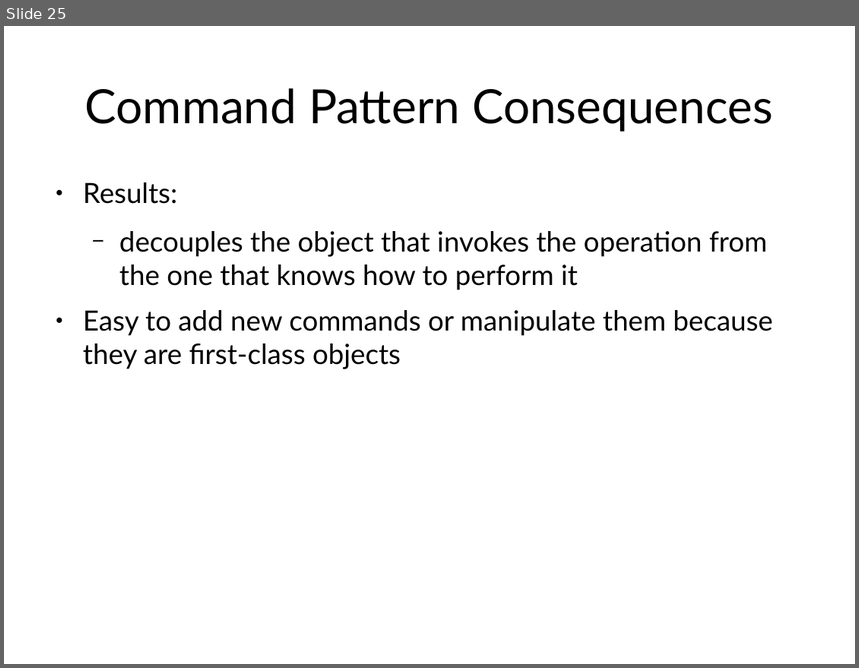
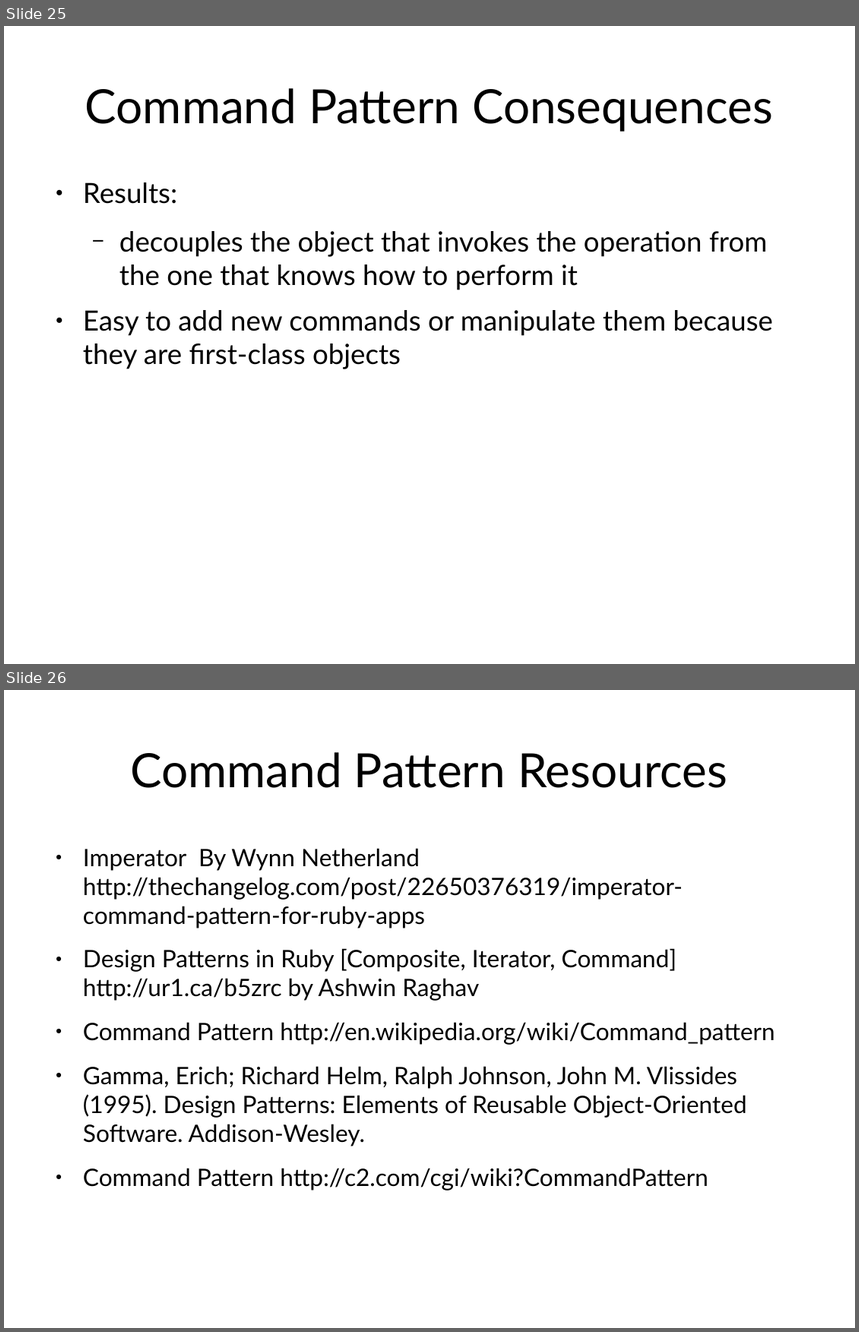
Before and after one commit to abramhindle/ruby-design-patterns, a slide deck: ruby-design-patterns-partI.odp. Shown one above the other, each under a label of ours: slide 25 before the commit, slides 25 and 26 after it. The pictures are 859x668 and 859x1332 pixels, drawn with LibreOffice and Linux fonts; fonts in the diff are those of the drawing. Boxes give left, top, right and bottom in pixels: in the first picture for what was removed or moved away, otherwise in the second. Text is boxed around its words. In the diff, an @@ line names an element or a change of style, - is before the commit and + after.

Commit message:
resources for command pattern

```diff
--- a/ruby-design-patterns-partI.odp
+++ b/ruby-design-patterns-partI.odp
@@ slide 26 added at [4,690,855,1328], background #FFFFFF @@
@@ title added at [131,752,728,788], 44 pt, text #000000 @@
+Command Pattern Resources
@@ text added at [83,848,775,1191], 22.4 pt, text #000000 @@
+● Imperator By Wynn Netherland http://thechangelog.com/post/22650376319/imperator-command-pattern-for-ruby-apps
+● Design Patterns in Ruby [Composite, Iterator, Command] http://ur1.ca/b5zrc by Ashwin Raghav
+● Command Pattern http://en.wikipedia.org/wiki/Command_pattern
+● Gamma, Erich; Richard Helm, Ralph Johnson, John M. Vlissides (1995). Design Patterns: Elements of Reusable Object-Oriented Software. Addison-Wesley.
+● Command Pattern http://c2.com/cgi/wiki?CommandPattern
```
